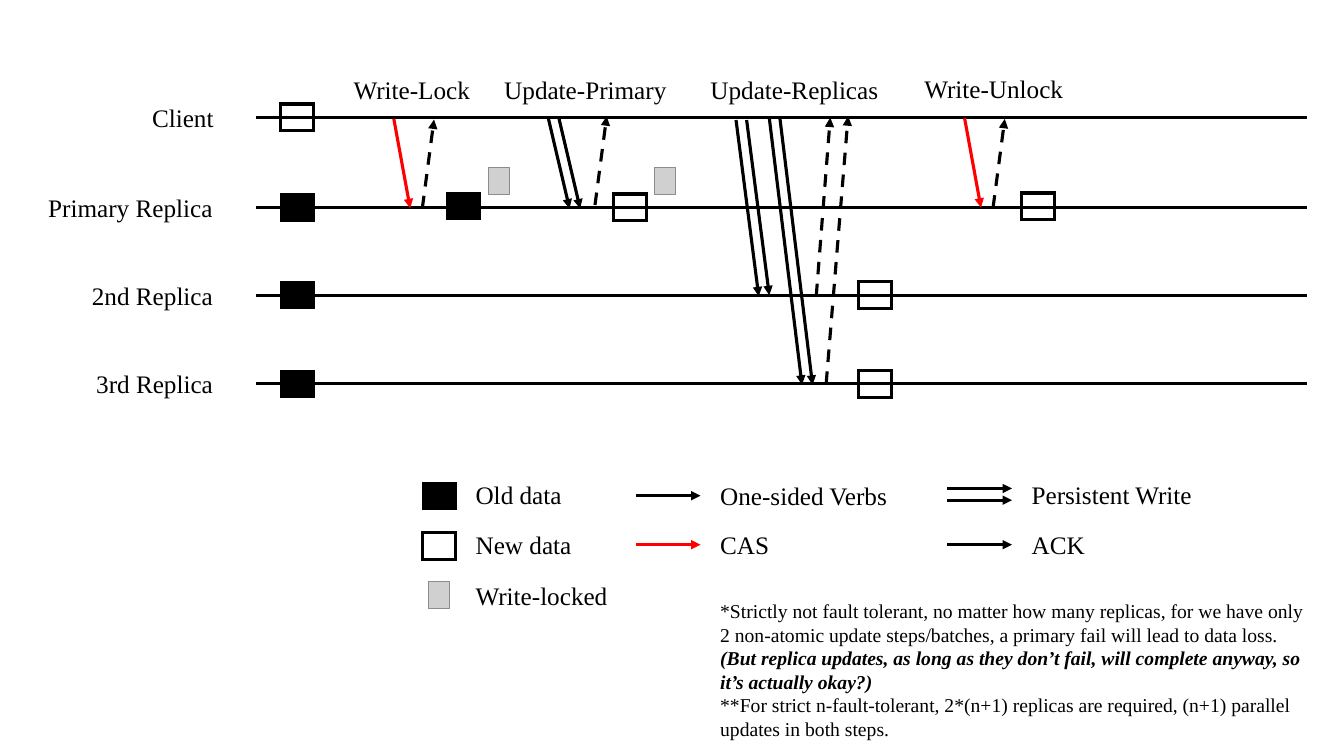
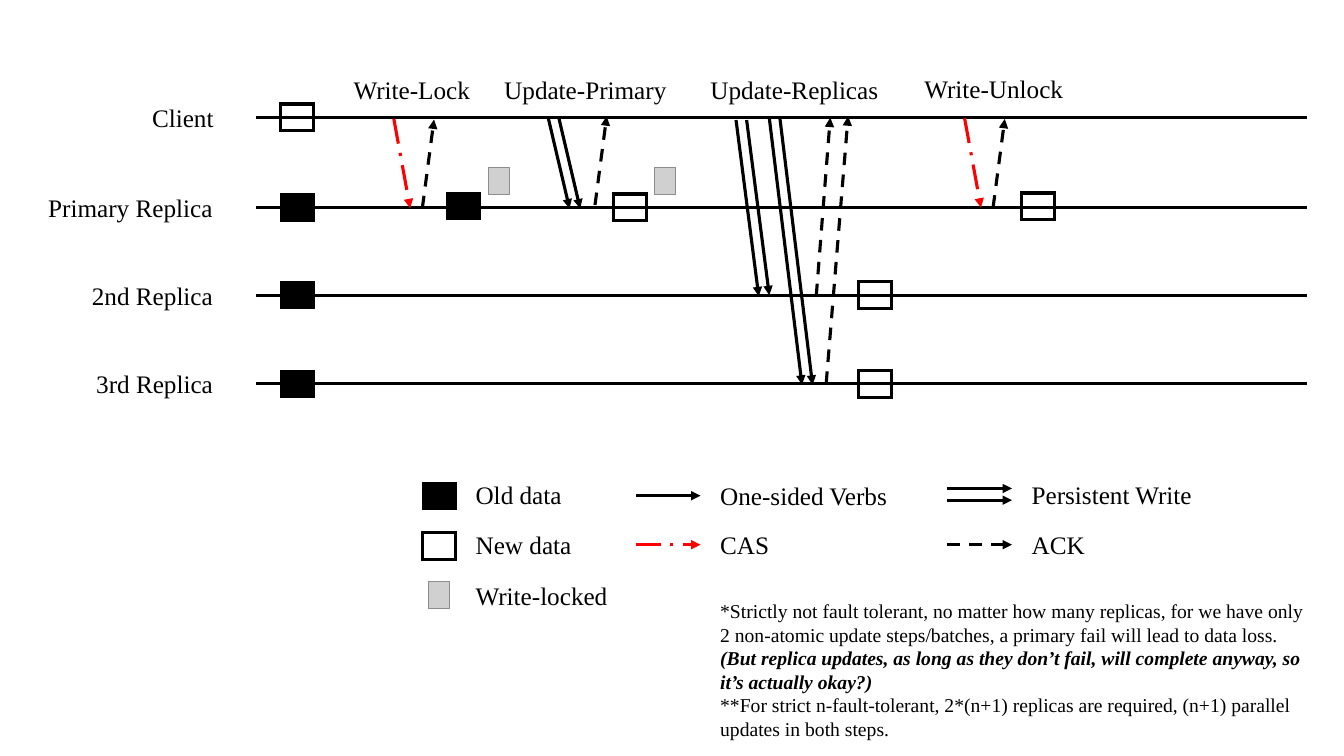
Before and after one commit to smdsbz/Gestalt, a slide deck: slide 7 of Documents/design/charts.pptx (slide 3 before the commit). Drawn at 1344x756 pixels with LibreOffice and Linux fonts; fonts in the diff are those of the drawing; grey boxes stand for pictures. Boxes give left, top, right and bottom in pixels: in the first picture for what was removed or moved away, otherwise in the second. Text is boxed around its words. In the diff, an @@ line names an element or a change of style, - is before the commit and + after.

```diff
--- a/Documents/design/charts.pptx
+++ b/Documents/design/charts.pptx
@@ arrow (394, 119) - (410, 209): stroke #FF0000 2.25 pt to #FF0000 2.25 pt dashed @@
@@ arrow (965, 118) - (981, 208): stroke #FF0000 2.25 pt to #FF0000 2.25 pt dashed @@
@@ arrow (636, 544) - (701, 544): stroke #FF0000 2.25 pt to #FF0000 2.25 pt dashed @@
@@ arrow (948, 544) - (1012, 544): stroke #000000 2.25 pt to #000000 2.25 pt dashed @@
```
Also in this commit, not shown: 1 other slide changed, 5 slides added, 1 slide removed.
